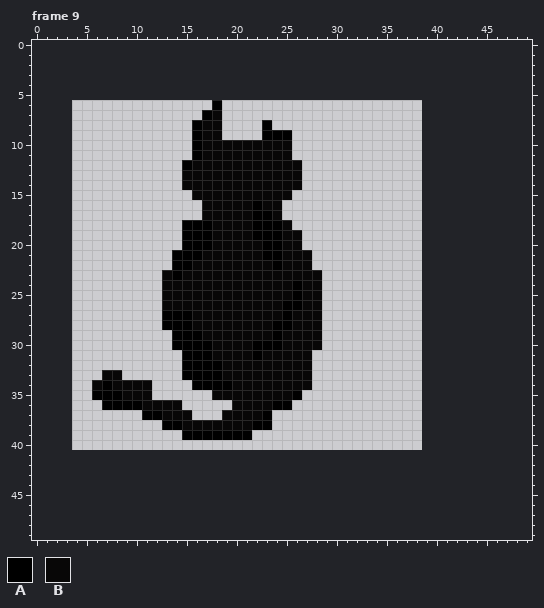
Two versions of one animated GIF sprite, DeLaGaze/Animations/IDLE_FACING_NORTH_SKIN1.gif. The picture above is the old version.
The file is 35x35 pixels, 22 frames. Colours within 5 levels of each other are drawn and written as one. Shown: frame 9. The old version is drawn lined up with the new one, on the new canvas. The commit also changed other frames, which this record leaves out.
Palette (. is transparent): A #000000  B #080707
Pixels before, frame 9 (only the part around the change), first column x 0:
 0 ..........................................
 1 ..........................................
 2 ..........................................
 3 ..........................................
 4 ..........................................
 5 ..........................................
 6 ..................A.......................
 7 .................AB.......................
 8 ................ABB....A..................
 9 ................ABB....AAA................
10 ................ABBBBBBBBB................
11 ................ABBBBBBBBB................
12 ...............ABBBBBBBBBBB...............
13 ...............BBBBBBBBBBBB...............
14 ...............BBBBBBBBBBBB...............
15 ................BBBBBBBBBB................
16 .................BBBBBABB.................
17 .................BBBBBAAB.................
18 ...............AAABBBBAAAB................
19 ...............AAABBBBAAABB...............
20 ...............AAABBBBBAABB...............
21 ..............AAABBBBBBAABBB..............
22 ..............AABBBBBBBBABBB..............
23 .............BABBBBBBBBBBBBBB.............
24 .............BBBBBBBBBBBBBABB.............
25 .............BBBBBBBBBBBBBABB.............
26 .............BBBBBBBBBBBBAABB.............
27 .............AAABBBBBBBBBABBB.............
28 .............AAABBBBBBBBAABBB.............
29 ..............AAABBBBBBBABBBB.............
30 ..............AAAABBBBAAABBBB.............
31 ...............AAABBBBABBBBB..............
32 ...............AAAABBBBBBBBB..............
33 .......BB......AAAABBBBBBBBB..............
34 ......BABBBB....AAAABBBBBBBB..............
35 ......AAABBB......BBBBBBBBA...............
36 .......AAAABBBB.....BBBBAA................
37 ...........AABBB...BBBBA..................
38 .............AABBBBBBBAA..................
39 ...............AAAAAAA....................
40 ..........................................
41 ..........................................
42 ..........................................
43 ..........................................
44 ..........................................
45 ..........................................
46 ..........................................
47 ..........................................
48 ..........................................
49 ..........................................
The same view after the edit:
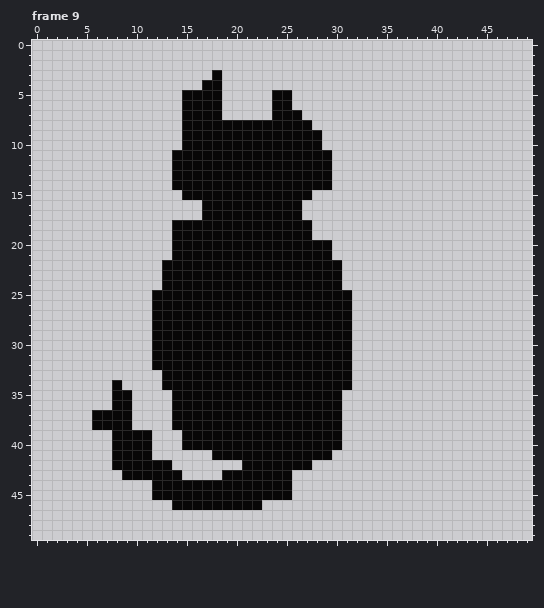
From old to new:
canvas 35x35 -> 50x50, the old top-left corner now at 4,6
Frame 9:
Colour B now appears in row 3 at x 18; in row 4 at x 17 to 18; in row 5 at x 15 to 18 and 24 to 25; in row 6 at x 15 to 17 and 24 to 25; in row 7 at x 15 to 16 and 24 to 26; in row 8 at x 15, 19 to 22 and 24 to 27.
Colour B now appears in row 9 at x 15, 19 to 22 and 26 to 28; in row 10 at x 15 and 26 to 28; in row 11 at x 14 to 15 and 26 to 29; in rows 12 to 14 at x 14 and 27 to 29; in row 15 at x 15 and 26 to 27; in rows 16 to 17 at x 25 to 26.
Colour B now appears in row 18 at x 14 and 26 to 27; in row 19 at x 14 and 27; in row 20 at x 14 and 27 to 29; in row 21 at x 28 to 29; in row 22 at x 13 and 28 to 30; in rows 23 to 24 at x 29 to 30.
Colour B now appears in rows 25 to 28 at x 12 and 29 to 31; in rows 29 to 30 at x 12 to 13 and 29 to 31; in rows 31 to 32 at x 12 to 14 and 28 to 31; in row 33 at x 13 to 14 and 28 to 31; in row 34 at x 13 to 15 and 28 to 31; in row 35 at x 14 to 17 and 27 to 30.
Colour B now appears in row 36 at x 15 to 19 and 26 to 30; in row 37 at x 6 to 9, 16 to 18 and 24 to 30; in row 38 at x 6 to 9 and 24 to 30; in row 39 at x 8 to 11 and 22 to 30; in row 40 at x 8 to 11 and 15 to 30; in row 41 at x 8 to 11 and 18 to 29.
Colour B now appears in row 42 at x 8 to 13 and 21 to 27; in row 43 at x 9 to 14 and 19 to 25; in rows 44 to 45 at x 12 to 25; in row 46 at x 14 to 22.
The author changed colour A to colour B in row 6 at x 18; in row 7 at x 17; in row 8 at x 16 and 23; in row 9 at x 16 and 23 to 25; in rows 10 to 11 at x 16; in row 12 at x 15.
The author changed colour A to colour B in row 16 at x 22; in row 17 at x 22 to 23; in rows 18 to 19 at x 15 to 17 and 22 to 24; in row 20 at x 15 to 17 and 23 to 24; in row 21 at x 14 to 16 and 23 to 24; in row 22 at x 14 to 15 and 24.
The author changed colour A to colour B in row 23 at x 14; in rows 24 to 25 at x 26; in row 26 at x 25 to 26; in row 27 at x 13 to 15 and 25; in row 28 at x 13 to 15 and 24 to 25; in row 29 at x 14 to 16 and 24.
The author changed colour A to colour B in row 30 at x 14 to 17 and 22 to 24; in row 31 at x 15 to 17 and 22; in rows 32 to 33 at x 15 to 18; in row 34 at x 16 to 19; in row 35 at x 8 and 26; in row 36 at x 8 to 9 and 24 to 25.
The author changed colour A to colour B in row 37 at x 23; in row 38 at x 14 and 22 to 23; in row 39 at x 15 to 21.
The author cleared colour A in row 34 at x 7; in row 35 at x 6 to 7; in row 36 at x 7 and 10; in row 37 at x 11 to 12; in row 38 at x 13.
The author cleared colour B in row 33 at x 7 to 8; in row 34 at x 6 and 9 to 11; in row 35 at x 10 to 11; in row 36 at x 11 to 13; in row 37 at x 13.
Where, in picture pixels (left, top, right, bottom), the same in both pictures:
changed: (92, 70, 352, 510)
